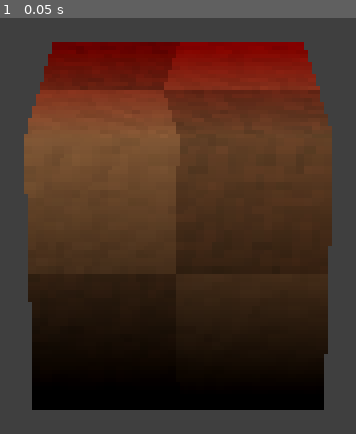
Above: before the commit, frame 1.
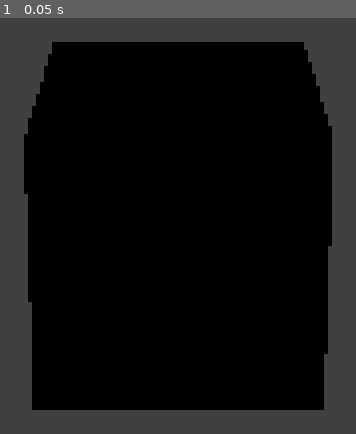
Above: after the commit, the same moment.

Repository: Zorochase/ultimate-retro-shader-collection
Game: Godot game, scene res://playground/playground.tscn
Two runs of this game, one before a commit and one after it. Both use one fixed random seed, a clock stepped at 60 frames per second and the inputs below.
Inputs:
- Up to frame 1 (0.05 s): no input

The runs differ from the first frame. In frame 1, 60% of the frame differs, in the area x 6-94%, y 5-82%.

Commit message:
Add distance-based fog

Diff:
--- a/project.godot
+++ b/project.godot
@@ -71,6 +71,18 @@
 "type": "bool",
 "value": true
 }
+fog_color={
+"type": "color",
+"value": Color(0, 0, 0, 1)
+}
+fog_start_distance={
+"type": "float",
+"value": 0.0
+}
+fog_end_distance={
+"type": "float",
+"value": 0.0
+}
 cull_distance={
 "type": "float",
 "value": 64.0
--- a/setup.gd
+++ b/setup.gd
@@ -14,6 +14,18 @@
 	"affine_texture_mapping": {
 		"type": "bool",
 		"value": true
+	},
+	"fog_color": {
+		"type": "color",
+		"value": Color(0, 0, 0, 1)
+	},
+	"fog_start_distance": {
+		"type": "float",
+		"value": 0.0
+	},
+	"fog_end_distance": {
+		"type": "float",
+		"value": 0.0
 	},
 	"cull_distance": {
 		"type": "float",
Not shown, changed: shaders/ursc/spatial/common.gdshaderinc
Not shown, changed: docs/getting_started.md
Not shown, changed: docs/spatial_shaders.md
